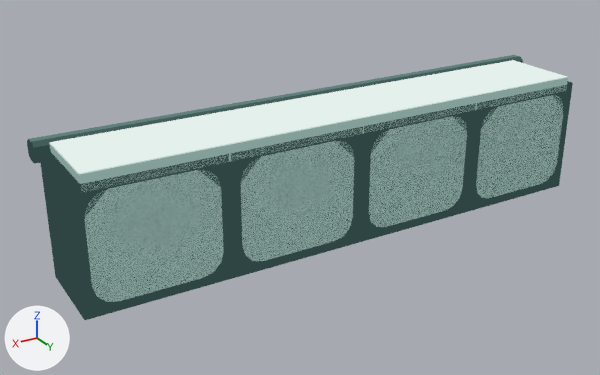
A saved change to the glTF model Assets/TD2/Screen3D/Kit07/celadon/Terrain_TopRun4LR.gltf.
Camera for both pictures: a 50 mm lens placed at (3.09, 5.02, 2.7), pointed at (0.24, 0.27, 0.32). Lighting does not change. The marker at lower left points along +X, +Y and +Z. The first picture is the older version. Vertices at exactly the same position are counted once.

The first picture shows 'Terrain_TopRun4LR_baked'.
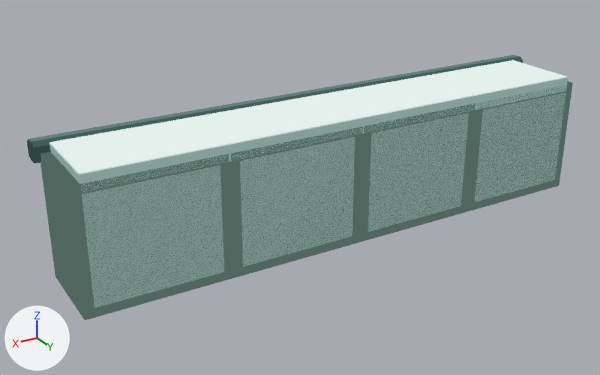
What differs and where, as boxes [x1, y1, x2, y2] in the pictures (600 x 375 px):
```json
{"part": 1, "of": "me_terrain_toprun4lr_003", "change": "rebuilt", "before": [369, 116, 467, 227], "after": [368, 113, 469, 232], "on screen": "7% taller"}
{"part": 2, "of": "me_terrain_toprun4lr_003", "change": "rebuilt", "before": [241, 141, 354, 261], "after": [240, 137, 355, 267], "on screen": "8% taller"}
{"part": 3, "of": "me_terrain_toprun4lr_003", "change": "reshaped", "before": [40, 95, 564, 320], "after": [40, 92, 566, 320]}
{"part": 4, "of": "me_terrain_toprun4lr_003", "change": "recoloured", "before": [69, 81, 573, 320], "after": [69, 81, 573, 320]}
```

Scene script edits in JSON lines:
```json
{"op": "add", "block": "mat_k07_celadon_panel_wall", "code": ["mat_k07_celadon_panel_wall = bpy.data.materials.new('K07_celadon_panel_wall')", "# nodes: BsdfTransparent, Emission, LightPath, MixShader, OutputMaterial", "# colours: light grey #abc2bb"]}
{"op": "add", "block": "mat_k07_celadon_seam_soft", "code": ["mat_k07_celadon_seam_soft = bpy.data.materials.new('K07_celadon_seam_soft')", "# nodes: BsdfTransparent, Emission, LightPath, MixShader, OutputMaterial", "# colours: greyish green #51665f"]}
{"op": "add", "block": "mat_k07_celadon_panel_wall_light", "code": ["mat_k07_celadon_panel_wall_light = bpy.data.materials.new('K07_celadon_panel_wall_light')", "# nodes: BsdfTransparent, Emission, LightPath, MixShader, OutputMaterial", "# colours: light grey #d1e0db"]}
{"op": "add", "block": "mat_k07_celadon_panel_wall_dark", "code": ["mat_k07_celadon_panel_wall_dark = bpy.data.materials.new('K07_celadon_panel_wall_dark')", "# nodes: BsdfTransparent, Emission, LightPath, MixShader, OutputMaterial", "# colours: greyish cyan #7a938d"]}
{"block": "me_terrain_toprun4lr_003", "where": "# used by ob_terrain_toprun4lr_baked; location = (0.0, 0.0, 0.0)"}
{"op": "remove", "block": "me_terrain_toprun4lr_003", "code": "me_terrain_toprun4lr_003.from_pydata(...)  # 444 vertices, 868 faces; spans x -2.04..2.04, y -0.04..0.7, z 0.0..0.95"}
{"op": "add", "block": "me_terrain_toprun4lr_003", "code": "me_terrain_toprun4lr_003.from_pydata(...)  # 282 vertices, 548 faces; spans x -2.04..2.04, y -0.04..0.7, z 0.0..0.95"}
{"block": "me_terrain_toprun4lr_003", "change": "me_terrain_toprun4lr_003 part 1: the loose piece of 64 vertices spanning x -0.94..-0.06, y 0.0..0.7, z 0.06..0.82 is rebuilt with 24 vertices and now spans x -0.94..-0.06, y 0.0..0.7, z 0.06..0.82"}
{"block": "me_terrain_toprun4lr_003", "change": "me_terrain_toprun4lr_003 part 2: the loose piece of 64 vertices spanning x 0.06..0.94, y 0.0..0.7, z 0.06..0.82 is rebuilt with 24 vertices and now spans x 0.06..0.94, y 0.0..0.7, z 0.06..0.82"}
{"block": "me_terrain_toprun4lr_003", "change": "me_terrain_toprun4lr_003 part 3"}
{"block": "me_terrain_toprun4lr_003", "change": "128 vertices are removed from x -1.94..1.94, y 0.0..0.7, z 0.06..0.82"}
{"block": "me_terrain_toprun4lr_003", "change": "345 faces are deleted"}
{"block": "me_terrain_toprun4lr_003", "change": "30 vertices are added at x -1.94..1.94, y 0.0..0.7, z 0.06..0.82"}
{"block": "me_terrain_toprun4lr_003", "change": "16 new vertices lie (0.0, 0.0, 0.74) away from vertices in x -1.94..1.94, y 0.0..0.7, z 0.07"}
{"block": "me_terrain_toprun4lr_003", "change": "97 new faces join them, mat_k07_celadon_seam_soft"}
{"block": "me_terrain_toprun4lr_003", "change": "50 new faces join them, mat_k07_celadon_panel_wall_dark"}
{"block": "me_terrain_toprun4lr_003", "change": "14 new faces join them, mat_k07_celadon_panel_wall_light"}
{"block": "me_terrain_toprun4lr_003", "change": "24 new faces join them, mat_k07_celadon_panel_wall"}
{"block": "me_terrain_toprun4lr_003", "change": "me_terrain_toprun4lr_003 part 4: 92 faces spanning x -2.0..2.0, y 0.08..0.7, z 0.0..0.88 switch from mat_k07_celadon_graphite_dark to mat_k07_celadon_seam_soft"}
{"op": "add", "block": "me_terrain_toprun4lr_003", "code": "me_terrain_toprun4lr_003.materials.append(mat_k07_celadon_panel_wall_dark)"}
{"op": "add", "block": "me_terrain_toprun4lr_003", "code": "me_terrain_toprun4lr_003.materials.append(mat_k07_celadon_panel_wall_light)"}
{"op": "add", "block": "me_terrain_toprun4lr_003", "code": "me_terrain_toprun4lr_003.materials.append(mat_k07_celadon_panel_wall)"}
```
